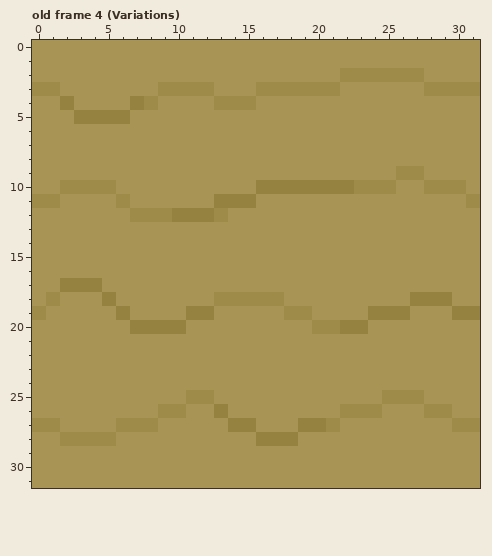
Edited in one commit: pixel-art file (Assets/Sprites/Tiles/Path.aseprite). The picture above is the old version.
32x32 pixels, 4 frames. Shown: old frame 4 (Variations). The commit also changed other frames, which this record leaves out.
Once edited:
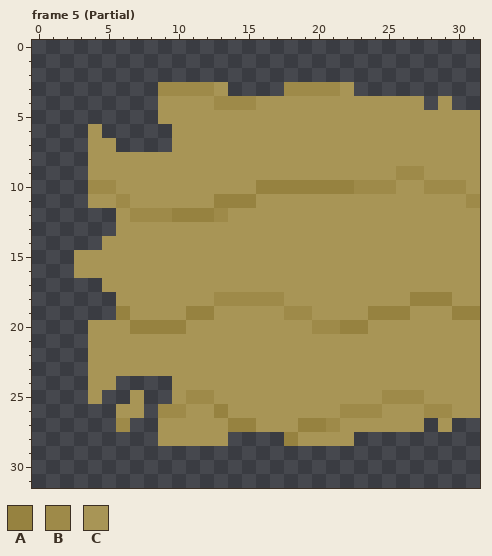
Palette (. is transparent): A #968240  B #9e8a49  C #a89556
A new or re-ordered frame is compared with the old frame closest to it.
Difference:
frames 4 -> 22
Frame 5 (Partial) is new; against old frame 4 (Variations):
y 0..1: x 0..31 CCCCCCCCCCCCCCCCCCCCCCCCCCCCCCCC -> ................................
y 2: x 0..31 CCCCCCCCCCCCCCCCCCCCCCBBBBBBCCCC -> ................................
y 3: x 0..8 BBCCCCCCC -> .........; x 14..17 CCBB -> ....; x 23..31 CCCCCBBBB -> .........
y 4: x 0..8 CCACCCCAB -> .........; x 28 C -> .; x 30..31 CC -> ..
y 5: x 0..8 CCCAAAACC -> .........
y 6: x 0..3 CCCC -> ....; x 5..9 CCCCC -> .....
y 7: x 0..3 CCCC -> ....; x 6..9 CCCC -> ....
y 8..9: x 0..3 CCCC -> ....
y 10: x 0..3 CCBB -> ....
y 11: x 0..3 BBCC -> ....
y 12..13: x 0..5 CCCCCC -> ......
y 14: x 0..4 CCCCC -> .....
y 15..16: x 0..2 CCC -> ...
y 17: x 0..4 CCAAA -> .....
y 18: x 0..5 CBCCCA -> ......
y 19: x 0..5 BCCCCC -> ......
y 20..23: x 0..3 CCCC -> ....
y 24: x 0..3 CCCC -> ....; x 6..9 CCCC -> ....
y 25: x 0..3 CCCC -> ....; x 5..6 CC -> ..; x 8..9 CC -> ..
y 26: x 0..5 CCCCCC -> ......; x 8 C -> .
y 27: x 0..5 BBCCCC -> ......; x 7..8 BB -> ..; x 28 C -> .; x 30..31 BB -> ..
y 28: x 0..8 CCBBBBCCC -> .........; x 14..17 CCAA -> ....; x 23..31 CCCCCCCCC -> .........
y 29..31: x 0..31 CCCCCCCCCCCCCCCCCCCCCCCCCCCCCCCC -> ................................
